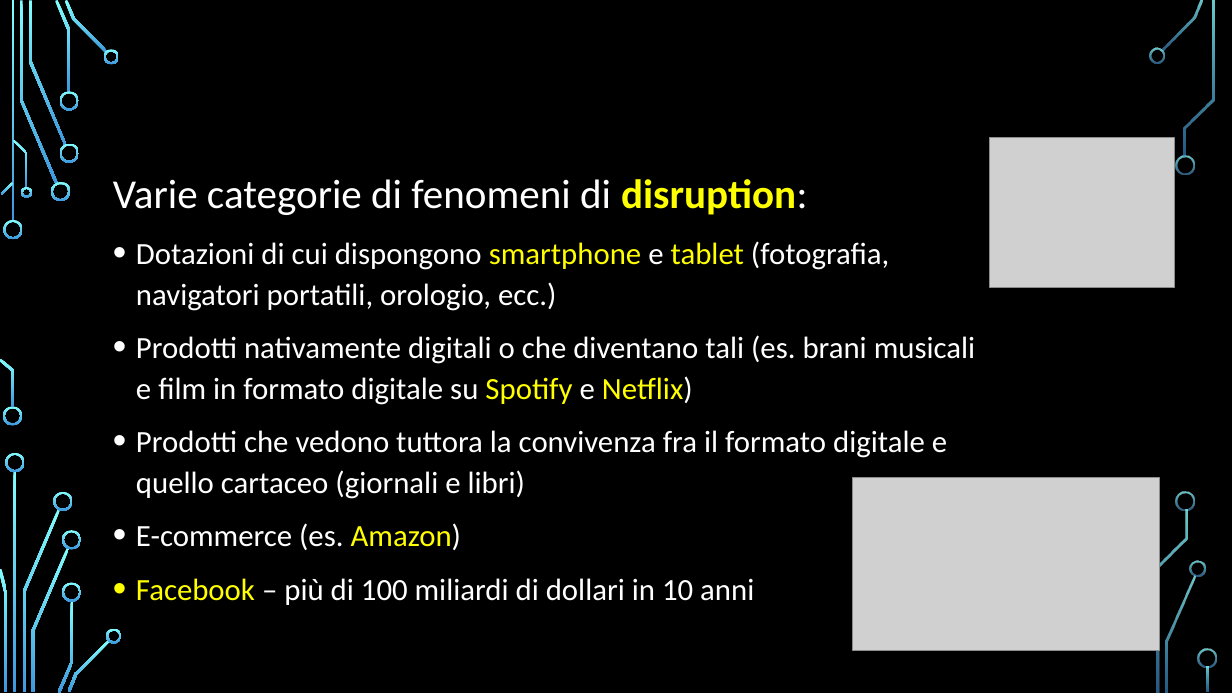
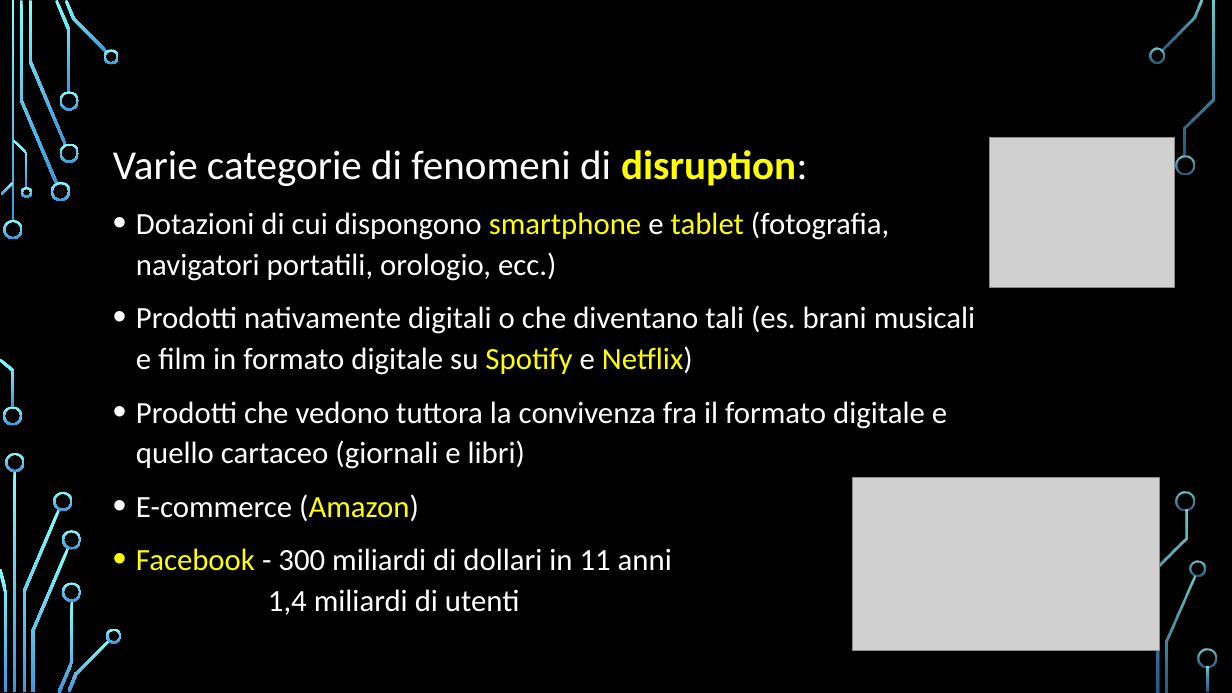
Before and after one commit to yan0z/ISW, a slide deck: slide 3 of Quesito 3 Team/PresentazioneFabio.pptx. Drawn at 1232x693 pixels with LibreOffice and Linux fonts; fonts in the diff are those of the drawing; grey boxes stand for pictures; background and template pictures are left out. Boxes give left, top, right and bottom in pixels: in the first picture for what was removed or moved away, otherwise in the second. Text is boxed around its words. In the diff, an @@ line names an element or a change of style, - is before the commit and + after.

```diff
--- a/Quesito 3 Team/PresentazioneFabio.pptx
+++ b/Quesito 3 Team/PresentazioneFabio.pptx
@@ title "ESEMPI": place and size @@
-title "ESEMPI" at (104,55,287,158)
+title "ESEMPI" at (104,49,287,152)
@@ text "Varie categorie di fenomeni di ...": place and size @@
-text "Varie categorie di fenomeni di ..." at (113,179,975,605)
+text "Varie categorie di fenomeni di ..." at (113,150,975,615)
@@ text at (136,494,672,615): text changed @@
-• E-commerce (es. Amazon)
-• Facebook – più di 100 miliardi di dollari in 10 anni
+• E-commerce (Amazon)
+• Facebook - 300 miliardi di dollari in 11 anni
+  1,4 miliardi di utenti
```
Also in this commit, not shown: 1 other file.
